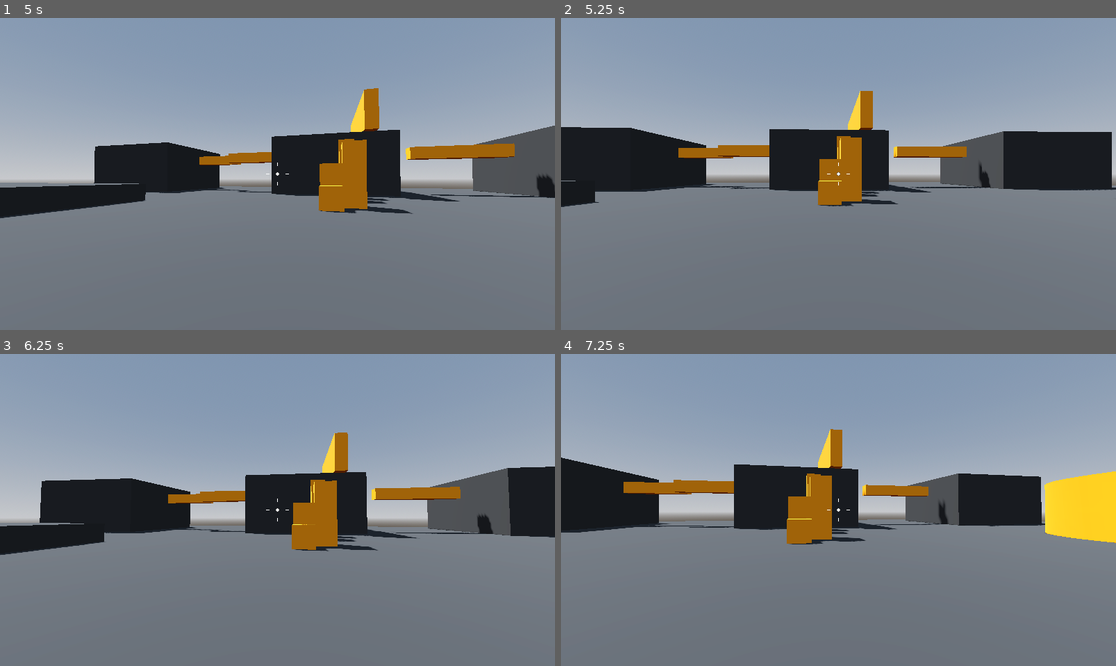
Above: before the commit, frames 1-4 (two rows, left to right).
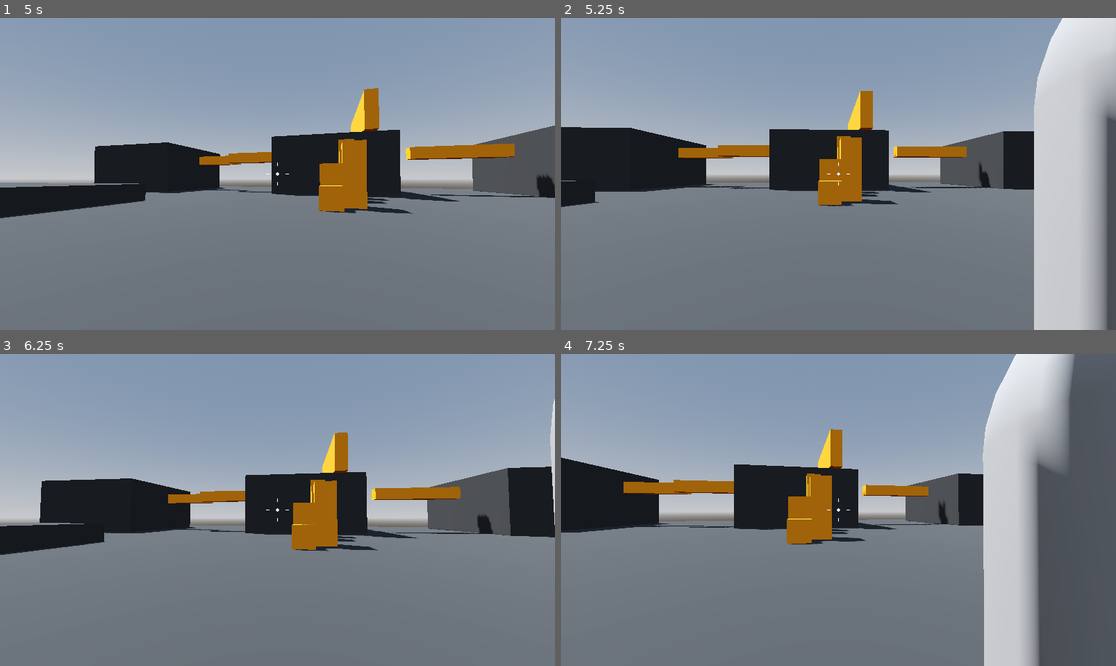
Above: after the commit, the same moments.

Repository: SugarF0x/robage-3d
Game: Godot game, scene res://Levels/sandbox.tscn
Same seed, same stepped clock (60 frames per second), same inputs: the game is played once before the commit and once after it.
Inputs (mouse positions are in pixels of both pictures, inside the frame that each line leads up to):
- Up to frame 1 (5 s): tap Enter (ui_accept) at 0.5, 0.6, 1.55, 2.1, 2.85, 4.35 s; move the mouse to (305, 174) at 0.52 s; hold Up (ui_up) from 0.53 s (still down); tap Space (jump) at 0.77, 0.8, 1.07, 1.35, 1.52, 1.82, 2.3, 3.02, 3.32, 3.6, 3.77, 4.07, 4.52, 4.82 s; move the mouse to (249, 174) at 1.27 s; move the mouse to (288, 167) at 2.02 s; move the mouse to (271, 180) at 2.77 s; move the mouse to (316, 177) at 3.52 s; move the mouse to (233, 170) at 4.27 s
- Up to frame 2 (5.25 s): keep holding Up (ui_up); move the mouse to (844, 174) at 5.02 s; tap Enter (ui_accept) at 5.1 s
- Up to frame 3 (6.25 s): tap Space (jump) at 5.3, 5.85, 6.02 s; move the mouse to (255, 503) at 5.77 s; release Up (ui_up) at 5.78 s; hold Right (ui_right) from 5.78 s (still down); tap Enter (ui_accept) at 6.05 s
- Up to frame 4 (7.25 s): tap Space (jump) at 6.32, 6.77, 6.8, 7.07 s; move the mouse to (866, 510) at 6.52 s; release Right (ui_right) at 6.53 s; hold Up (ui_up) from 6.53 s (still down); tap Enter (ui_accept) at 6.6 s

Frame 1 is identical in both runs. In frame 2, 13% of the frame differs, in the area x 85-100%, y 0-100%; in frame 3, 0.2%; in frame 4, 22%, in the area x 20-100%, y 0-100%.

Commit message:
have enemy follow player

Diff:
--- a/Enemy/enemy.gd
+++ b/Enemy/enemy.gd
@@ -20,20 +20,11 @@
 	navigation_agent_3d.target_position = player.global_position
 
 func _physics_process(delta: float) -> void:
+	if not is_on_floor(): velocity.y -= gravity * delta
+
 	var next_position = navigation_agent_3d.get_next_path_position()
+	var direction := global_position.direction_to(next_position)
 
-	# Add the gravity.
-	if not is_on_floor():
-		velocity.y -= gravity * delta
-
-	# Handle jump.
-	if Input.is_action_just_pressed("ui_accept") and is_on_floor():
-		velocity.y = JUMP_VELOCITY
-
-	# Get the input direction and handle the movement/deceleration.
-	# As good practice, you should replace UI actions with custom gameplay actions.
-	var input_dir := Input.get_vector("ui_left", "ui_right", "ui_up", "ui_down")
-	var direction := (transform.basis * Vector3(input_dir.x, 0, input_dir.y)).normalized()
 	if direction:
 		velocity.x = direction.x * SPEED
 		velocity.z = direction.z * SPEED
@@ -41,4 +32,4 @@
 		velocity.x = move_toward(velocity.x, 0, SPEED)
 		velocity.z = move_toward(velocity.z, 0, SPEED)
 
-	#move_and_slide()
+	move_and_slide()
